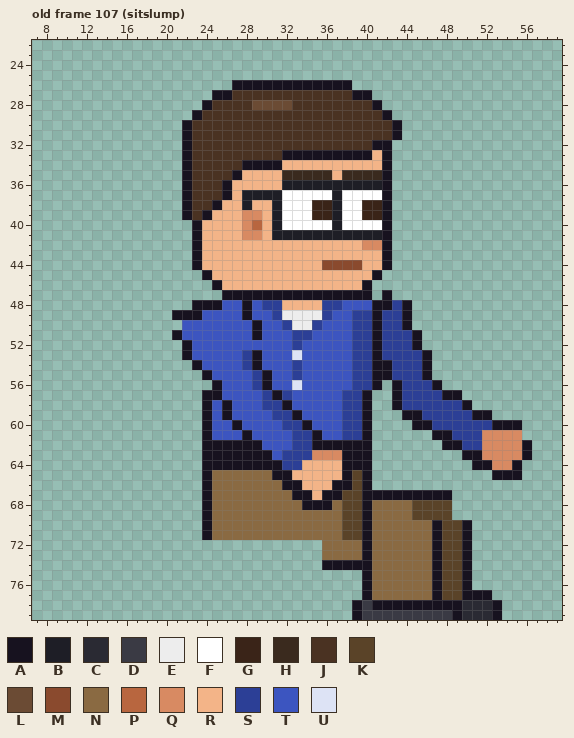
One commit to this pixel-art file: sprites/staff/office_dan_right_anim.aseprite. The first picture shows the starting point.
64x80 pixels, 129 frames. Colours within 5 levels of each other are drawn and written as one. Shown: old frame 107 (sitslump): x 7..59, y 22..79. The commit also changed other frames, which this record leaves out.
Visible layers, top first: "Arm Top", "Glasses", "Hair", "Face", "Watch", "Near Arm", "Collar", "Belt", "Shirt", "Body", "Back Arm", "Pants", "Shoes".
Palette (. is transparent): A #17121f  B #1e1e26  C #2a2a33  D #3a3a44  E #ededed  F #ffffff  G #3a2418  H #3a2a1e  J #4a3222  K #5a4328  L #6b4b34  M #8a4a2e  N #8a6a42  P #b8663f  Q #d88a62  R #f3b488  S #2c3f96  T #3c55c0  U #dde3f5
Pixels before, old frame 107 (sitslump) (only the part around the change), first column x 11:
22 .................................................
23 .................................................
24 .................................................
25 .................................................
26 ................AAAAAAAAAAAA.....................
27 ..............AAJJJJJJJJJJJJAA...................
28 .............AJJJJLLLLJJJJJJJJA..................
29 ............AJJJJJJJJJJJJJJJJJJA.................
30 ...........AJJJJJJJJJJJJJJJJJJJJA................
31 ...........AJJJJJJJJJJJJJJJJJJJJA................
32 ...........AJJJJJJJJJJJJJJJJJJAA.................
33 ...........AJJJJJJJJJAAAAAAAAARA.................
34 ...........AJJJJJAAAARRRRRRRRRRA.................
35 ...........AJJJJARRRRHHHHHRHHHHA.................
36 ...........AJJJARRRRRBBBBBBBBBBA.................
37 ...........AJJJARBBBBFFFFFBFFFFA.................
38 ...........AJJARRBRRBFFFGGBFFGGA.................
39 ...........AJARRRQQRBFFFGGBFFGGA.................
40 ............ARRRRQPRBFFFFFBFFFFA.................
41 ............ARRRRQQRBBBBBBBBBBBA.................
42 ............ARRRRRRRRRRRRRRRRQQA.................
43 ............ARRRRRRRRRRRRRRRRRRA.................
44 ............ARRRRRRRRRRRRMMMMRRA.................
45 .............ARRRRRRRRRRRRRRRRA..................
46 ..............ARRRRRRRRRRRRRRA...................
47 ...............AAAAAAAAAAAAAAA.A.................
48 ............AAATTATSSRRRRSSTTTAASA...............
49 ..........AAATTTTATTSEEEESTTSSASSA...............
50 ...........TTTTTTTATTSEESTTTSSASSA...............
51 ..........ATTTTTTTATTTSSTTTTSSASSSA..............
52 ...........ATTTTTTTTTTSTTTTTSSASSSA..............
53 ...........ATTTTTSATTTUTTTTTSSASSSSA.............
54 ............ATTTTSATTTSTTTTTSSAASSSA.............
55 .............ATTTTSATTSTTTTTSSAASSSA.............
56 ..............ATTTSATTUTTTTTSSA.ASSSA............
57 .............AATTTTSASTTTTTSSA..ASSSSAA..........
58 .............ATATTTSSATTTTTSSA..ASSSSSSA.........
59 .............ATATTTTSSATTTTSSA...AASSSSSAA.......
60 .............ATTATTTTSSATTTSSA....AASSSSSSAAA....
61 .............ATTTATTTTSSATTSSA......AASSSQQQQ....
62 .............AAAAAATTTSSAAAAAA.......AASSQQQQA...
63 .............AAAAAAATSSSQQQAAA.........AAQQQQA...
64 .............AAAAAAAASSRRRRAAA..........AAQQA....
65 .............ANNNNNNAARRRRRAKA............AAA....
66 .............ANNNNNNNAARRRAAKA...................
67 .............ANNNNNNNNAARAAKKAAAAAAAAA...........
68 .............ANNNNNNNNNAAANKKANNNNKKKK...........
69 .............ANNNNNNNNNNNNNKKANNNNKKKK...........
70 .............ANNNNNNNNNNNNNKKANNNNNNAKKA.........
71 .............ANNNNNNNNNNNNNKKANNNNNNAKKA.........
72 .........................NNNNANNNNNNAKKA.........
73 .........................NNNNANNNNNNAKKA.........
74 .........................AAAAANNNNNNAKKA.........
New version:
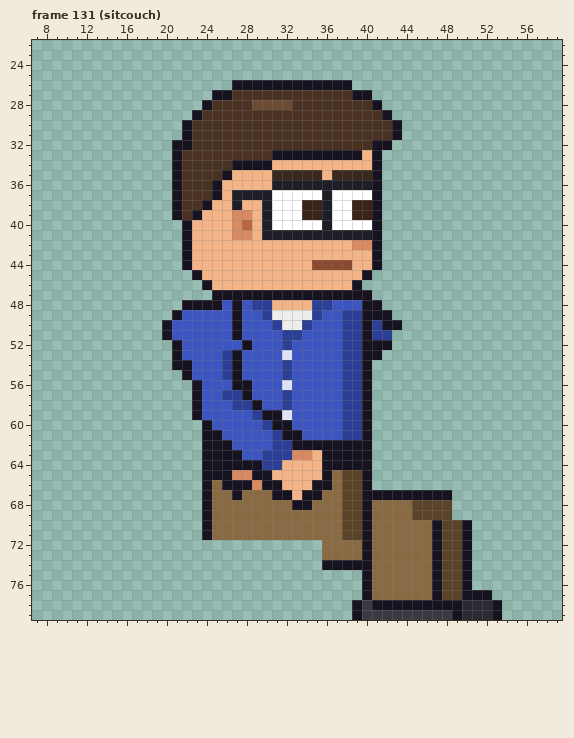
A new or re-ordered frame is compared with the old frame closest to it.
Changes in this commit:
frames 129 -> 135
Frame 131 (sitcouch) is new; against old frame 107 (sitslump):
y 32: x 21 . -> A
y 33: x 21..22 .A -> AJ; x 31 J -> A; x 40..42 ARA -> RA.
y 34: x 21..22 .A -> AJ; x 27 J -> A; x 31 A -> R; x 41..42 RA -> A.
y 35: x 21..22 .A -> AJ; x 26..27 JA -> AR; x 31 R -> H; x 36..37 HR -> RH; x 41..42 HA -> A.
y 36: x 21..22 .A -> AJ; x 25..26 JA -> AR; x 31 R -> B; x 41..42 BA -> A.
y 37: x 21..22 .A -> AJ; x 25..27 JAR -> ARB; x 31 B -> F; x 36..37 FB -> BF; x 41..42 FA -> A.
y 38: x 21..22 .A -> AJ; x 24..25 JA -> AR; x 27..28 RB -> BR; x 30..31 RB -> BF; x 34 F -> G; x 36..37 GB -> BF; x 39 F -> G; x 41..42 GA -> A.
y 39: x 21..24 .AJA -> AJAR; x 27 R -> Q; x 29..31 QRB -> RBF; x 34 F -> G; x 36..37 GB -> BF; x 39 F -> G; x 41..42 GA -> A.
y 40: x 22..23 .A -> AR; x 27..31 RQPRB -> QPRBF; x 36..37 FB -> BF; x 41..42 FA -> A.
y 41: x 22..23 .A -> AR; x 27 R -> Q; x 29..30 QR -> RB; x 41..42 BA -> A.
y 42: x 22..23 .A -> AR; x 39 R -> Q; x 41..42 QA -> A.
y 43: x 22..23 .A -> AR; x 41..42 RA -> A.
y 44: x 22..23 .A -> AR; x 35 R -> M; x 39 M -> R; x 41..42 RA -> A.
y 45: x 23..24 .A -> AR; x 40..41 RA -> A.
y 46: x 24..25 .A -> AR; x 39..40 RA -> A.
y 47: x 25 . -> A; x 42 A -> .
y 48: x 22 . -> A; x 27..29 TAT -> ATS; x 31 S -> R; x 35 R -> S; x 37 S -> T; x 40 T -> A; x 42..44 ASA -> ...
y 49: x 22..23 AA -> TT; x 27..28 TA -> AT; x 30..31 TS -> SE; x 35..36 ES -> ST; x 38 T -> S; x 40 S -> A; x 42..44 SSA -> A..
y 50: x 20..21 .. -> AT; x 27 T -> A; x 29 A -> T; x 31..32 TS -> SE; x 34..35 ES -> ST; x 38 T -> S; x 40..44 SASSA -> ASAA.
y 51: x 20..21 .A -> AT; x 27 T -> A; x 29 A -> T; x 32 T -> S; x 34 S -> T; x 38 T -> S; x 40..41 SA -> AS; x 43..45 SSA -> ...
y 52: x 21..22 .A -> AT; x 28 T -> A; x 32..33 TS -> ST; x 38 T -> S; x 40 S -> A; x 42..45 SSSA -> A...
y 53: x 21..22 .A -> AT; x 26..29 TTSA -> SATT; x 32..33 TU -> UT; x 38 T -> S; x 40 S -> A; x 42..46 SSSSA -> .....
y 54: x 21..23 ..A -> AAT; x 26..29 TTSA -> SATT; x 32..33 TS -> ST; x 38 T -> S; x 40..46 SAASSSA -> A......
y 55: x 22..24 ..A -> ATT; x 26..27 TT -> SA; x 29..30 SA -> TT; x 32..33 TS -> ST; x 38 T -> S; x 40..46 SAASSSA -> A......
y 56: x 23..25 ..A -> ATT; x 27..30 TTSA -> AATT; x 32..33 TU -> UT; x 38 T -> S; x 40..41 SA -> A.; x 43..47 ASSSA -> .....
y 57: x 23..28 .AATTT -> ATTSSA; x 30..31 SA -> TT; x 43..49 ASSSSAA -> .......
y 58: x 23..24 .A -> AT; x 26..32 ATTTSSA -> TSSATTS; x 43..50 ASSSSSSA -> ........
y 59: x 23..24 .A -> AT; x 26 A -> T; x 29..33 TTSSA -> SAAUT; x 44..52 AASSSSSAA -> .........
y 60: x 27 A -> T; x 30..34 TTSSA -> SAATT; x 45..55 AASSSSSSAAA -> ...........
y 61: x 25 T -> A; x 28 A -> T; x 31..35 TTSSA -> SAATT; x 47..55 AASSSQQQQ -> .........
y 62: x 27..29 AAA -> TTT; x 31..34 TTSS -> SSAA; x 48..56 AASSQQQQA -> .........
y 63: x 28..31 AAAT -> TTSS; x 33..37 SSQQQ -> QQRAA; x 50..56 AAQQQQA -> .......
y 64: x 30..33 AASS -> SSRR; x 36..37 RR -> AA; x 51..55 AAQQA -> .....
y 65: x 25..32 NNNNNNAA -> AAQQAARR; x 36..38 RRA -> ANK; x 53..55 AAA -> ...
y 66: x 26..33 NNNNNNAA -> AAAQAARR; x 35..38 RRAA -> AANK
y 67: x 27 N -> A; x 31..33 NNA -> AAR; x 35..37 RAA -> ANN
y 68: x 33 N -> A; x 35..36 AA -> NN
Boxes around the changes in both pictures, in picture pixels (x1, y1, x2, y2):
changed: (162, 140, 532, 510)
